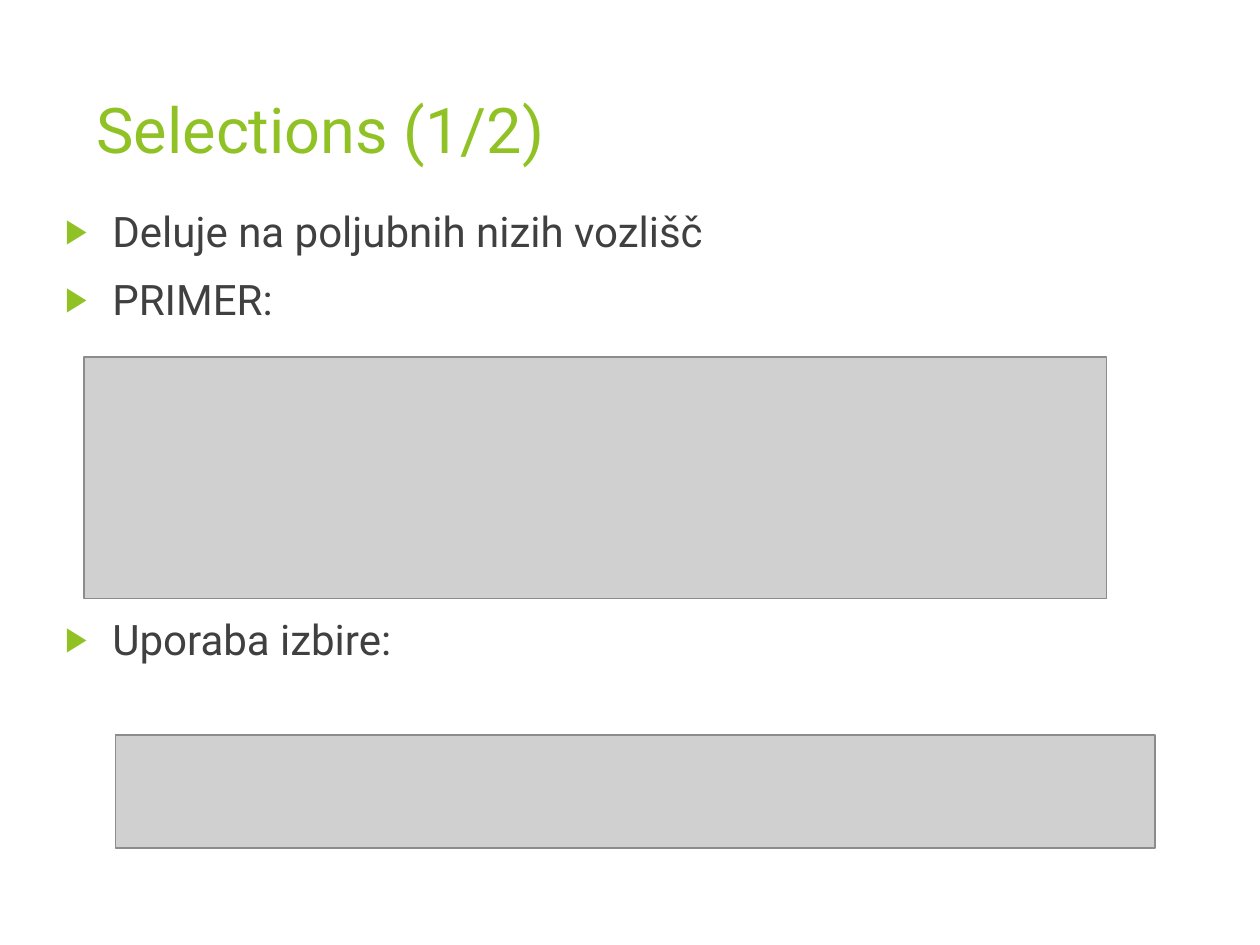
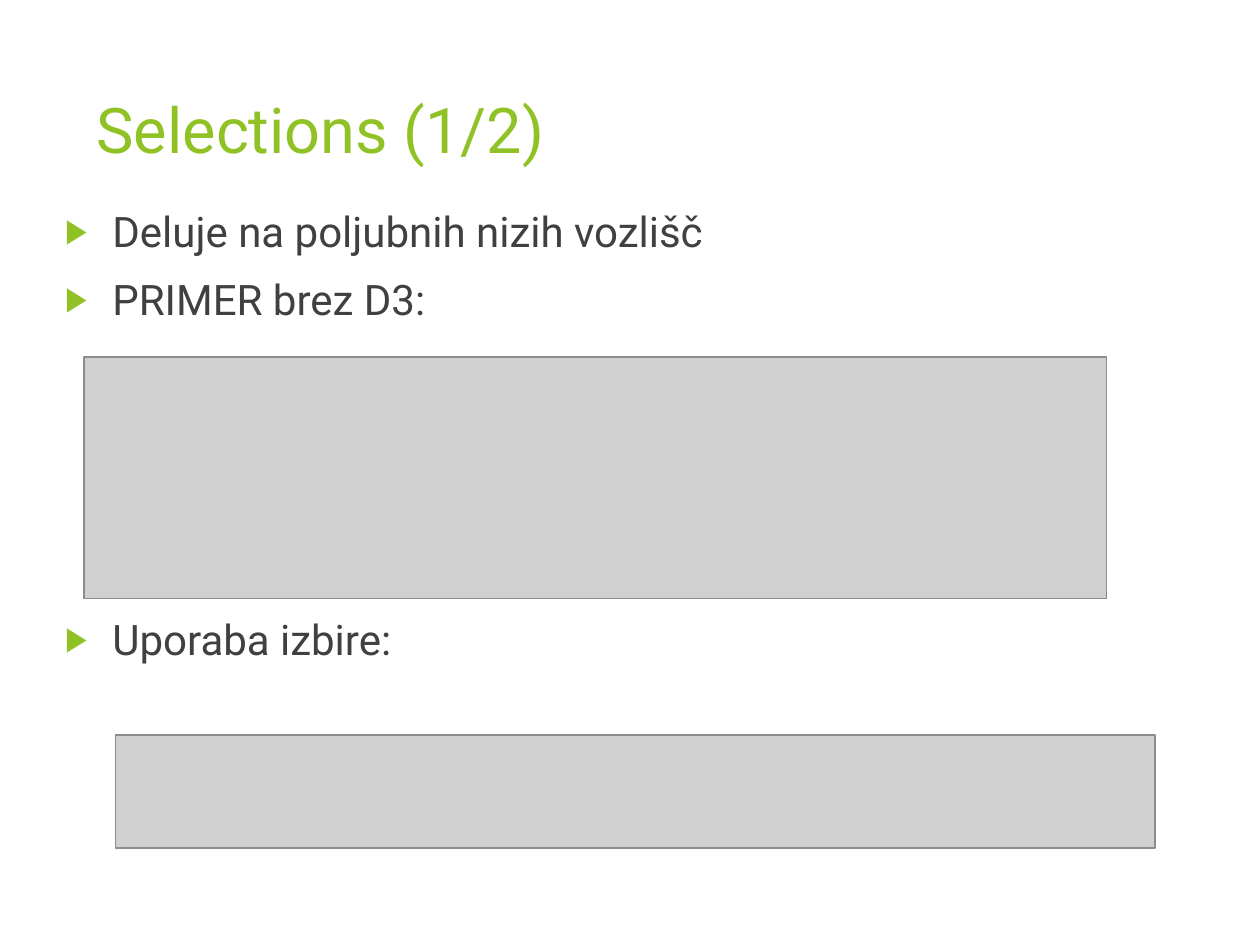
Before and after one commit to jasna19/GremoVun, a slide deck: slide 8 of D3/D3 Presentation/D3_Rajšp_Golež.pptx. Drawn at 1260x945 pixels with LibreOffice and Linux fonts; fonts in the diff are those of the drawing; grey boxes stand for pictures. Boxes give left, top, right and bottom in pixels: in the first picture for what was removed or moved away, otherwise in the second. Text is boxed around its words. In the diff, an @@ line names an element or a change of style, - is before the commit and + after.

```diff
--- a/D3/D3 Presentation/D3_Rajšp_Golež.pptx
+++ b/D3/D3 Presentation/D3_Rajšp_Golež.pptx
@@ text at [112,283,425,316]: text changed @@
-▶ PRIMER:
+▶ PRIMER brez D3:
```
